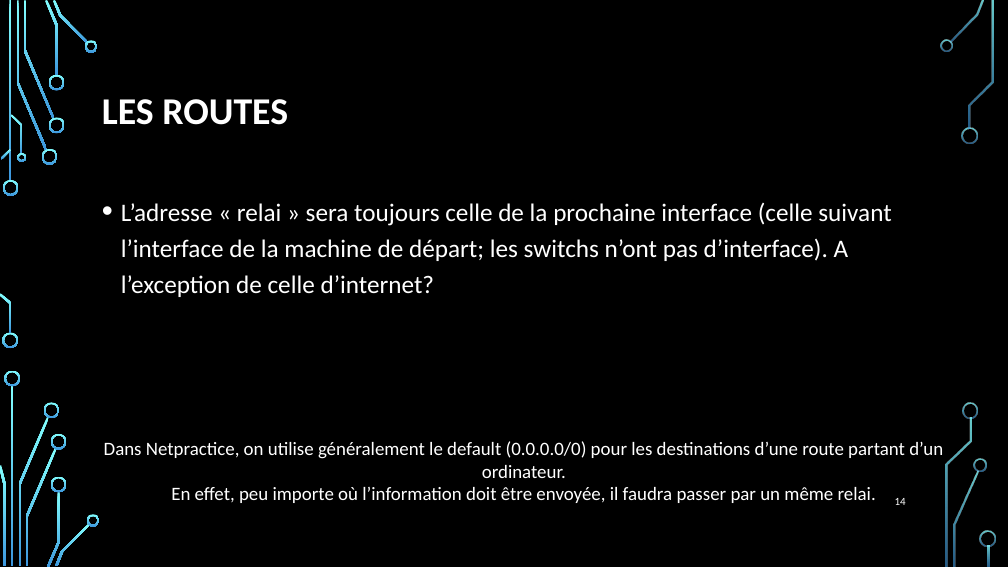
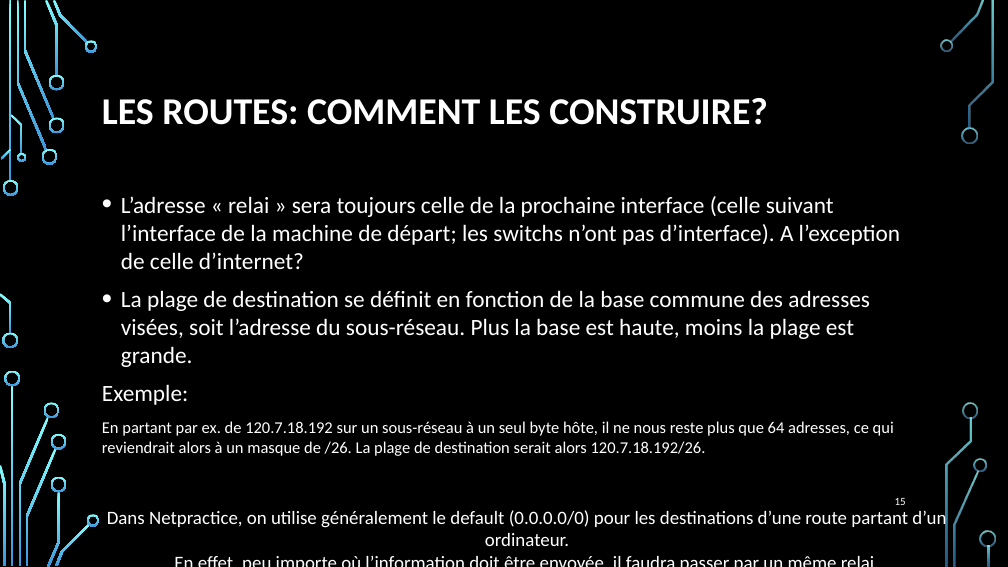
Before and after one commit to Jayleeva/42netpractice, a slide deck: slide 15 of Adressage ip.pptx (slide 14 before the commit). Drawn at 1008x567 pixels with LibreOffice and Linux fonts; fonts in the diff are those of the drawing; background and template pictures are left out. Boxes give left, top, right and bottom in pixels: in the first picture for what was removed or moved away, otherwise in the second. Text is boxed around its words. In the diff, an @@ line names an element or a change of style, - is before the commit and + after.

Commit message:
added powerpoint

```diff
--- a/Adressage ip.pptx
+++ b/Adressage ip.pptx
@@ title at (102, 98, 768, 125): text changed @@
-LES ROUTES
+LES ROUTES: COMMENT LES CONSTRUIRE?
@@ text at (121, 196, 900, 269): size 24 to 22.2 pt in "L’adresse « relai » sera toujours celle ..."; line spacing 1.2 to 1 @@
@@ text at (102, 290, 894, 456): paragraphs added @@
+• La plage de destination se définit en fonction de la base commune des adresses visées, soit l’adresse du sous-réseau. Plus la base est haute, moins la plage est grande.
+Exemple:
+En partant par ex. de 120.7.18.192 sur un sous-réseau à un seul byte hôte, il ne nous reste plus que 64 adresses, ce qui reviendrait alors à un masque de /26. La plage de destination serait alors 120.7.18.192/26.
@@ text "Dans Netpractice, on utilise généralement ..." rewrapped from (104, 441, 943, 503) to (107, 508, 946, 546) @@
@@ page number at (895, 498, 906, 505): text changed @@
-14
+15
```
Also in this commit, not shown: 3 other slides changed, 1 slide added.
